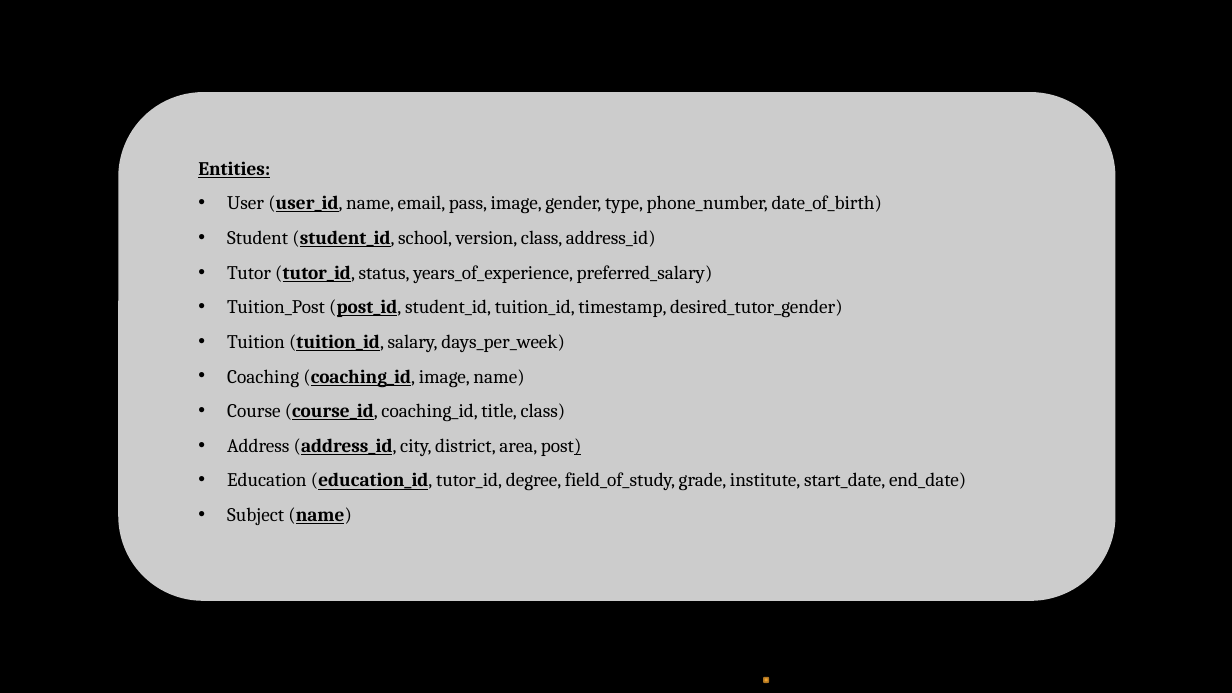
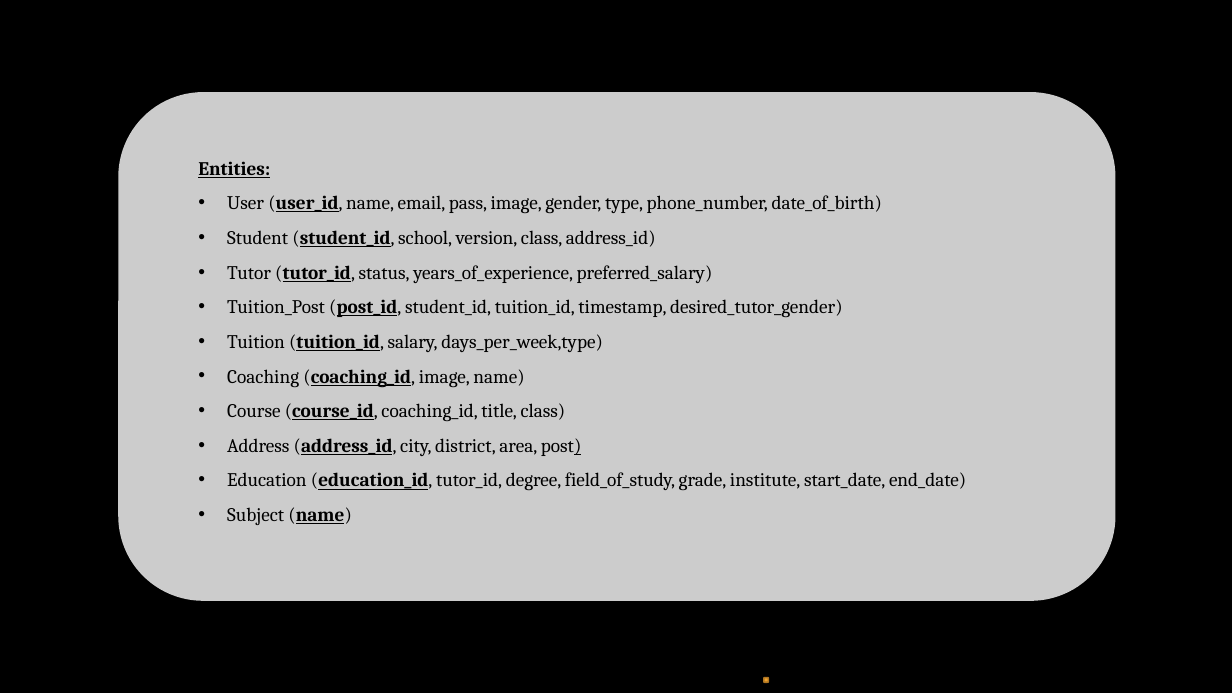
Before and after one commit to mahirlabibdihan/dEducation-Frontend, a slide deck: slide 3 of HIDDEN-BRAIN.pptx. Drawn at 1232x693 pixels with LibreOffice and Linux fonts; fonts in the diff are those of the drawing; background and template pictures are left out. Boxes give left, top, right and bottom in pixels: in the first picture for what was removed or moved away, otherwise in the second. Text is boxed around its words. In the diff, an @@ line names an element or a change of style, - is before the commit and + after.

```diff
--- a/HIDDEN-BRAIN.pptx
+++ b/HIDDEN-BRAIN.pptx
@@ text in rounded rectangle at [227,334,603,352]: text changed @@
-  • Tuition (tuition_id, salary, days_per_week)
+  • Tuition (tuition_id, salary, days_per_week,type)
```
Also in this commit, not shown: 11 other files.
